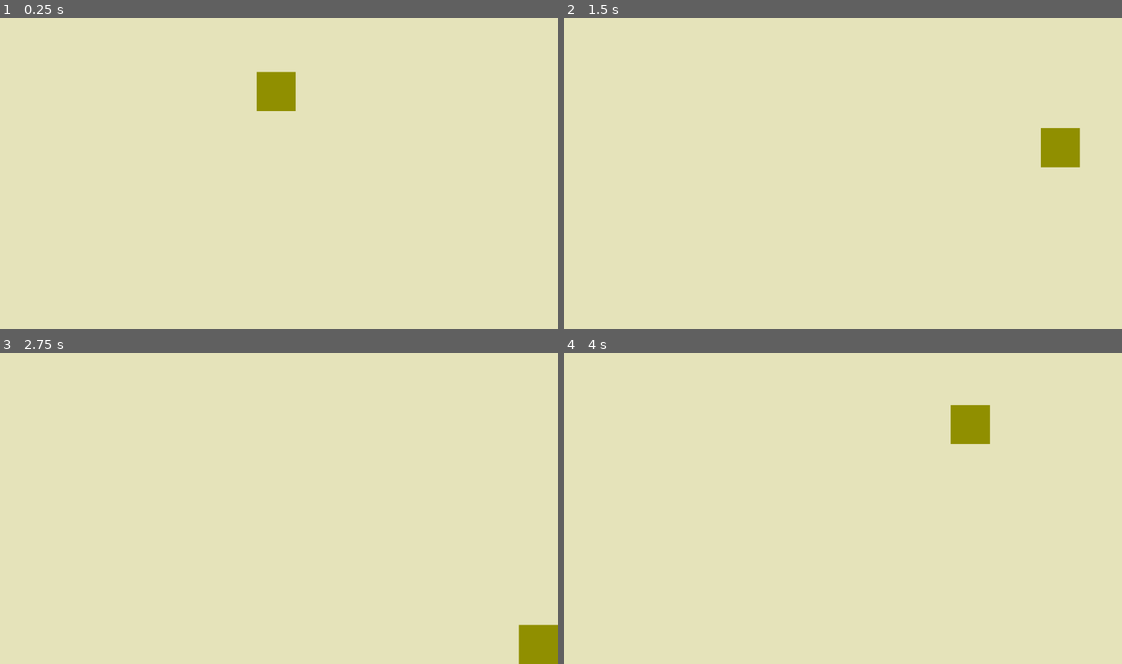
Above: before the commit, frames 1-4 (two rows, left to right).
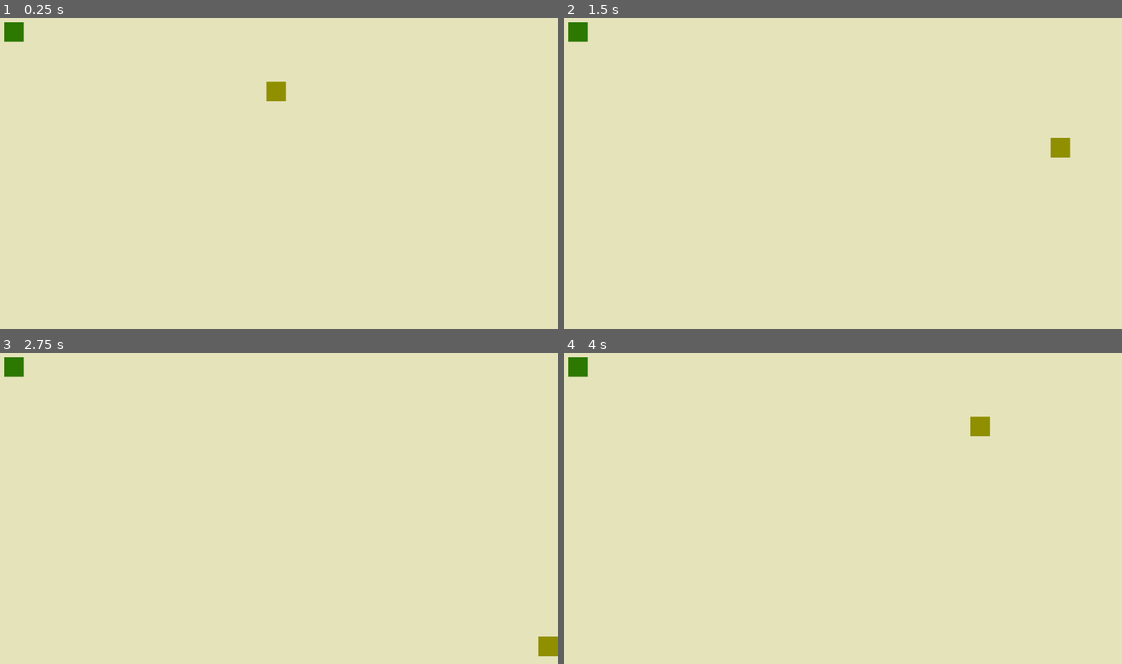
Above: after the commit, the same moments.

Repository: agreen1738/Garden-Guardian
Game: Godot game, scene res://main.tscn
Same seed, same stepped clock (60 frames per second), same inputs: the game is played once before the commit and once after it.
Inputs:
- Up to frame 1 (0.25 s): no input
- Up to frame 2 (1.5 s): tap Enter at 0.5 s; hold Right (ui_right) 0.53-1.28 s; hold Down (ui_down) from 1.28 s (still down)
- Up to frame 3 (2.75 s): release Down (ui_down) at 2.03 s; hold Right (ui_right) from 2.03 s (still down)
- Up to frame 4 (4 s): tap Space at 2.75 s; release Right (ui_right) at 2.78 s; hold Up (ui_up) 2.78-3.53 s; hold Left (ui_left) from 3.53 s (still down)

The runs differ from the first frame. In frame 1, 0.9% of the frame differs, in the area x 0-54%, y 1-30%; in frame 2, 0.9%; in frame 3, 0.9%; in frame 4, 0.9%.

Commit message:
Added Enemy with collision but not to Farmer

Diff:
--- /dev/null
+++ b/Enemy.gd
@@ -0,0 +1,19 @@
+extends CharacterBody2D
+
+const SPEED = 150.0
+var p_height : int
+var win_height: int
+var p_width : int
+var win_width : int
+
+# Called when the node enters the scene tree for the first time.
+func _ready():
+	win_height = get_viewport_rect().size.y
+	p_height = $ColorRect.get_size().y
+
+	win_width = get_viewport_rect().size.x
+	p_width = $ColorRect.get_size().x
+
+func _physics_process(delta):
+	position.x = clamp(position.x, p_width / 2, win_width - p_width / 2)
+	position.y = clamp(position.y, p_height / 2, win_height - p_height / 2)
--- a/main.tscn
+++ b/main.tscn
@@ -1,16 +1,18 @@
-[gd_scene load_steps=4 format=3 uid="uid://cy10mwhwsb8sg"]
+[gd_scene load_steps=5 format=3 uid="uid://cy10mwhwsb8sg"]
 
 [ext_resource type="Texture2D" uid="uid://cd13um1yrha7v" path="res://Assets/BackGround.png" id="1_dyqc0"]
 [ext_resource type="Script" path="res://Farmer.gd" id="2_sedwv"]
+[ext_resource type="Script" path="res://Enemy.gd" id="3_7dr6a"]
 
 [sub_resource type="RectangleShape2D" id="RectangleShape2D_bjr8m"]
-size = Vector2(80, 80)
+size = Vector2(40, 40)
 
 [node name="BackGround" type="Sprite2D"]
 texture = ExtResource("1_dyqc0")
 centered = false
 
 [node name="Farmer" type="CharacterBody2D" parent="."]
+top_level = true
 position = Vector2(576, 162)
 script = ExtResource("2_sedwv")
 
@@ -20,13 +22,38 @@
 anchor_top = 0.5
 anchor_right = 0.5
 anchor_bottom = 0.5
-offset_left = -40.0
-offset_top = -40.0
-offset_right = 40.0
-offset_bottom = 40.0
+offset_left = -20.0
+offset_top = -20.0
+offset_right = 20.0
+offset_bottom = 20.0
 grow_horizontal = 2
 grow_vertical = 2
 color = Color(0.563096, 0.561003, 3.85046e-07, 1)
+metadata/_edit_use_anchors_ = true
 
 [node name="CollisionShape2D" type="CollisionShape2D" parent="Farmer"]
 shape = SubResource("RectangleShape2D_bjr8m")
+
+[node name="Enemy" type="CharacterBody2D" parent="."]
+position = Vector2(40, 40)
+collision_layer = 2
+collision_mask = 3
+script = ExtResource("3_7dr6a")
+
+[node name="ColorRect" type="ColorRect" parent="Enemy"]
+anchors_preset = 8
+anchor_left = 0.5
+anchor_top = 0.5
+anchor_right = 0.5
+anchor_bottom = 0.5
+offset_left = -20.0
+offset_top = -20.0
+offset_right = 20.0
+offset_bottom = 20.0
+grow_horizontal = 2
+grow_vertical = 2
+color = Color(0.173138, 0.469348, 0, 1)
+metadata/_edit_use_anchors_ = true
+
+[node name="CollisionShape2D" type="CollisionShape2D" parent="Enemy"]
+shape = SubResource("RectangleShape2D_bjr8m")
